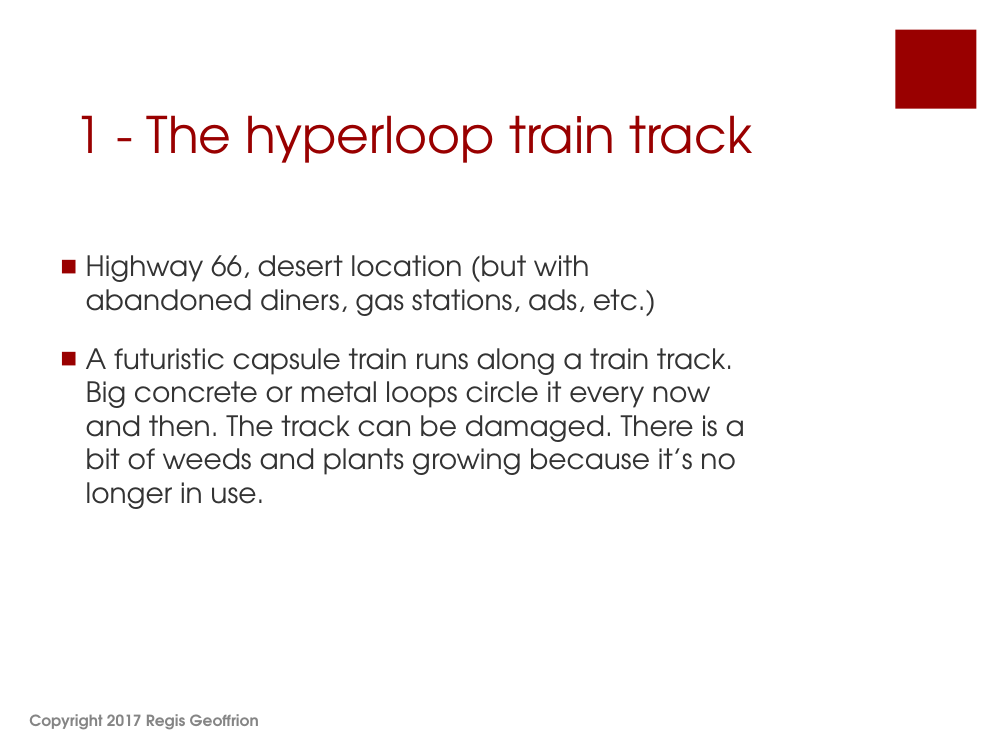
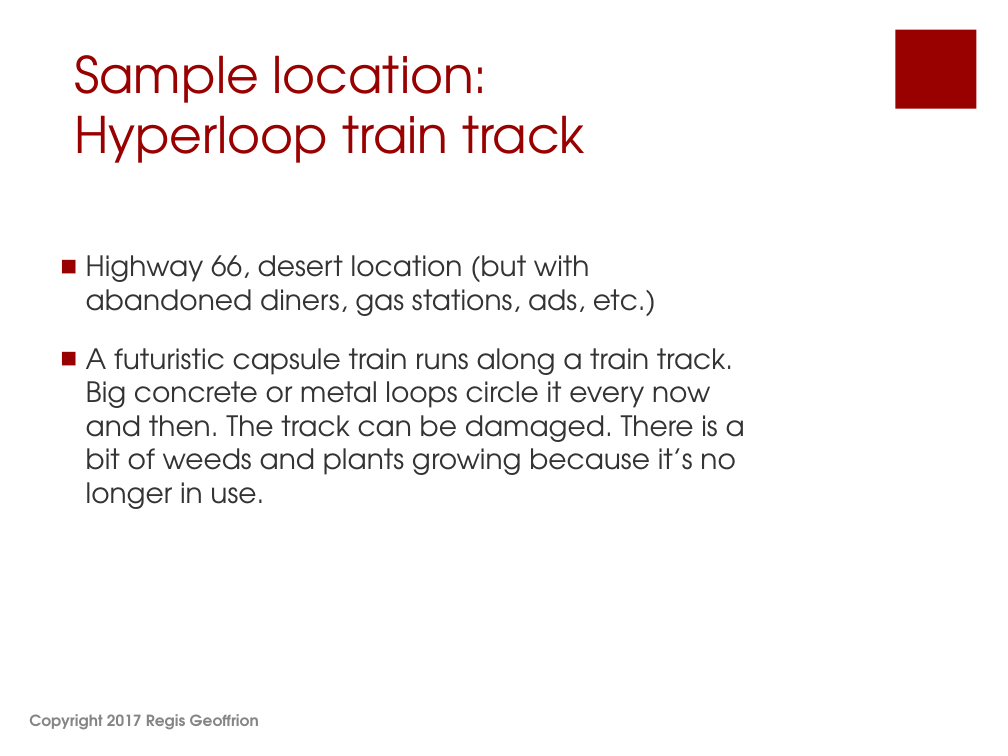
Before and after one commit to shahbazGamedev/Hero-s-Run, a slide deck: slide 6 of Documents/Earth Alone.pptx. Drawn at 1008x756 pixels with LibreOffice and Linux fonts; fonts in the diff are those of the drawing. Boxes give left, top, right and bottom in pixels: in the first picture for what was removed or moved away, otherwise in the second. Text is boxed around its words. In the diff, an @@ line names an element or a change of style, - is before the commit and + after.

```diff
--- a/Documents/Earth Alone.pptx
+++ b/Documents/Earth Alone.pptx
@@ title at bbox=[74, 55, 585, 163]: text changed @@
-1 - The hyperloop train track
+Sample location:
+Hyperloop train track
```
Also in this commit, not shown: 12 other slides changed, 1 slide added, 1 slide removed.
